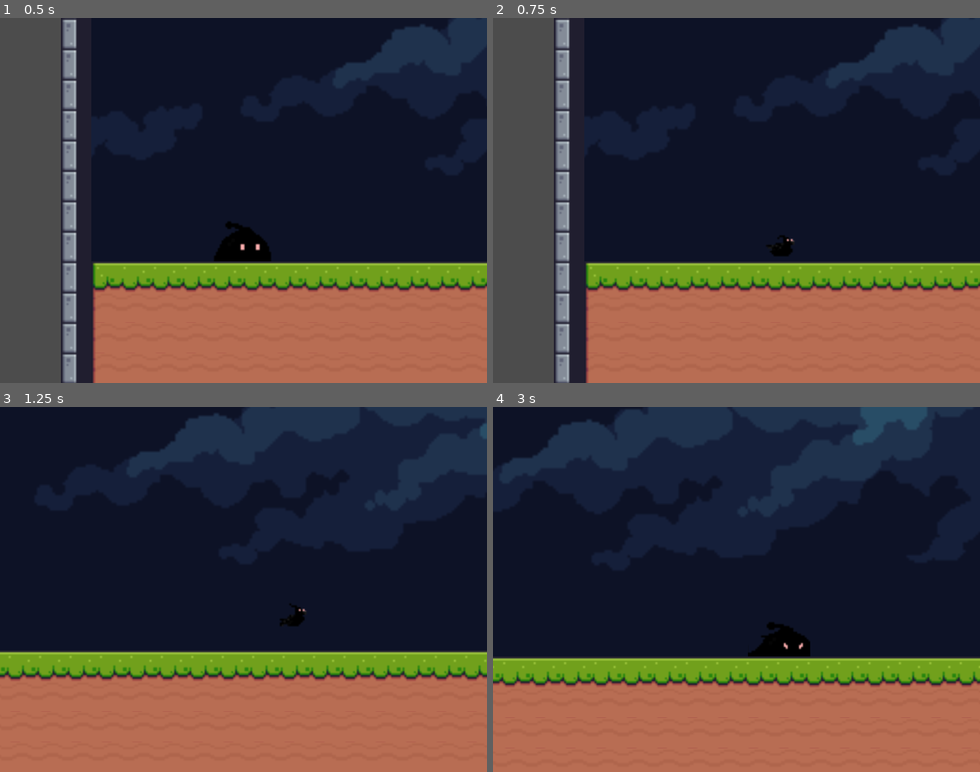
Above: before the commit, frames 1-4 (two rows, left to right).
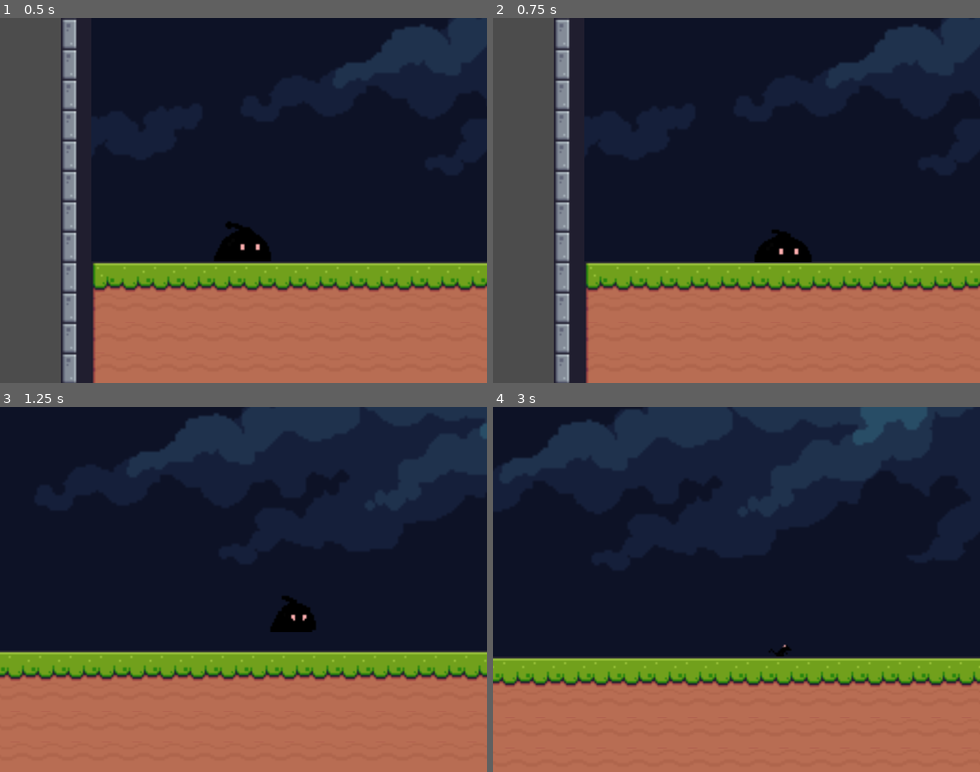
Above: after the commit, the same moments.

Repository: BigBodao/Estacio-GameJam
Game: Godot game, scene res://Scenes/Níveis/Nível_0.tscn
The game is run twice, just before and just after one commit, with the same random seed, the same clock (stepped at 60 frames per second) and the same inputs.
Inputs:
- Up to frame 1 (0.5 s): no input
- Up to frame 2 (0.75 s): hold Right (move_right) from 0.53 s (still down); hold 1 (turn_bird) from 0.53 s (still down)
- Up to frame 3 (1.25 s): keep holding Right (move_right); keep holding 1 (turn_bird); tap Up (jump) at 0.77 s; tap 2 (turn_cat) at 0.8 s
- Up to frame 4 (3 s): release 1 (turn_bird) at 1.28 s; tap 2 (turn_cat) at 1.35 s; tap Up (jump) at 1.52 s; tap 3 (turn_mouse) at 1.55 s; release Right (move_right) at 2.03 s; hold A (move_left) 2.03-2.78 s; hold 3 (turn_mouse) 2.03-2.78 s; tap 4 (turn_slime) at 2.3, 2.85 s; hold Right (move_right) from 2.78 s (still down)

Frame 1 is identical in both runs. In frame 2, 0.5% of the frame differs, in the area x 53-66%, y 58-67%; in frame 3, 0.5%; in frame 4, 0.7%, in the area x 52-66%, y 58-69%.

Commit message:
0.0.0.7
Corrigido animação
corrigido movimentação
inicia pegar na parede

Diff:
--- a/GameJam/Scenes/Slime.tscn
+++ b/GameJam/Scenes/Slime.tscn
@@ -511,27 +511,23 @@
 script = ExtResource( 1 )
 
 [node name="colisor_slime" type="CollisionShape2D" parent="."]
-visible = false
 position = Vector2( -1, 6 )
 rotation = 1.57079
 shape = ExtResource( 13 )
 
 [node name="colisor_rat" type="CollisionShape2D" parent="."]
-visible = false
 position = Vector2( -0.500004, 9.75002 )
 rotation = 1.57079
 shape = ExtResource( 12 )
 disabled = true
 
 [node name="colisor_bird" type="CollisionShape2D" parent="."]
-visible = false
 position = Vector2( 1.5, 7.49999 )
 rotation = 1.57079
 shape = ExtResource( 12 )
 disabled = true
 
 [node name="colisor_cat" type="CollisionShape2D" parent="."]
-visible = false
 position = Vector2( 0, 6 )
 rotation = 1.57079
 shape = ExtResource( 13 )
@@ -571,9 +567,25 @@
 cast_to = Vector2( 0, 12 )
 collision_mask = 4
 
+[node name="raycastsWL" type="Node2D" parent="."]
+position = Vector2( -2, 13 )
+
+[node name="RayCastL1" type="RayCast2D" parent="raycastsWL"]
+position = Vector2( 15, -15 )
+rotation = -1.57079
+cast_to = Vector2( 0, 12 )
+collision_mask = 4
+
+[node name="raycastsWR" type="Node2D" parent="."]
+position = Vector2( -15, 13 )
+
+[node name="RayCastR1" type="RayCast2D" parent="raycastsWR"]
+position = Vector2( 5, -15 )
+rotation = 1.57079
+cast_to = Vector2( 0, 12 )
+collision_mask = 4
+
 [node name="transform_timer" type="Timer" parent="."]
-wait_time = 2.0
-one_shot = true
 
 [node name="Camera2D" type="Camera2D" parent="."]
 current = true
@@ -582,3 +594,5 @@
 drag_margin_v_enabled = true
 editor_draw_limits = true
 editor_draw_drag_margin = true
+
+[connection signal="timeout" from="transform_timer" to="." method="_on_transform_timer_timeout"]
--- a/GameJam/Scripts/SlimeMov.gd
+++ b/GameJam/Scripts/SlimeMov.gd
@@ -5,12 +5,16 @@
 export var gravity = 1200
 var jump_force = -720
 var is_grounded
+var is_wall
 onready var raycasts = $raycasts
+onready var raycastsWall1 = $raycastsWL
+onready var raycastsWall2 = $raycastsWR
 #checagem do estado do personagem, em que forma ele está transformado
 onready var is_slime = true
 onready var is_cat = false
 onready var is_mouse = false
 onready var is_bird = false
+onready var is_transforming
 
 
 func _ready():
@@ -18,6 +22,7 @@
 
 func _physics_process(delta: float) -> void:
 	is_grounded = _check_is_grounded()
+	is_wall = _check_is_wall()
 	velocity.y += gravity * delta
 	if !is_bird:
 		_get_input()
@@ -61,6 +66,14 @@
 	#$AnimatedSprite.play('cat_jump')
 	return false
 
+func _check_is_wall():
+	for raycast in raycastsWall1.get_children():
+		for raycast2 in raycastsWall2.get_children():
+			if raycast.is_colliding() && is_cat:
+				print('bateu na parede')
+				return true
+	return false
+
 func set_animation():
 	var anim
 	if is_cat: #criando animações de gato
@@ -69,11 +82,15 @@
 			anim = 'cat_jump'
 		elif velocity.x != 0:
 			anim = 'cat_walk'
+		else:
+			anim = 'cat_idle'
 
 	elif is_slime: #criando animções slime
 		anim = 'slime_idle'
 		if velocity.x != 0:
 			anim = 'slime_walk'
+		else:
+			anim = 'slime_idle'
 
 	elif is_bird:
 		anim = 'bird_fly'
@@ -82,19 +99,24 @@
 		anim = 'mouse_idle'
 		if velocity.x != 0:
 			anim = 'mouse_walk'
-
-	if $anim.assigned_animation != anim:
+		else:
+			anim = 'mouse_idle'
+
+	if $anim.assigned_animation != anim && !is_transforming:
 		$anim.play(anim)
 
 func _transform_slime():
-	#var anim
+	var anim
 
 	if Input.is_action_pressed('turn_cat') && is_cat == false:
-		#anim = 'turn_cat'
-		#	if $anim.assigned_animation != anim:
-		#		$anim.play(anim)
-		colider_activation()
+		anim = 'turn_cat'
+		colider_activation()
+		colider_wall_enable()
 		$colisor_cat.disabled = false
+
+		$anim.play(anim)
+		is_transforming = true
+		$transform_timer.start()
 		print('virou gato')
 		is_cat = true
 		is_bird = false
@@ -104,13 +126,22 @@
 
 	if Input.is_action_pressed('turn_slime') && is_slime == false:
 		colider_activation()
+		colider_wall_desenable()
+
 		$colisor_slime.disabled = false
+
 		if is_cat:
-			$anim.play_backwards("turn_cat")
+			anim = 'turn_cat'
+			$anim.play_backwards(anim)
 		elif is_bird:
-			$anim.play_backwards("turn_bird")
+			anim = 'turn_bird'
+			$anim.play_backwards(anim)
 		elif is_mouse:
-			$anim.play_backwards("turn_mouse")
+			anim = 'turn_mouse'
+			$anim.play_backwards(anim)
+		is_transforming = true
+		$transform_timer.start()
+
 		print('virou slime')
 		is_cat = false
 		is_bird = false
@@ -119,9 +150,16 @@
 
 	if Input.is_action_pressed("turn_mouse") && is_mouse == false:
 		colider_activation()
+		colider_wall_desenable()
+
+		anim = 'turn_mouse'
 		$colisor_rat.disabled = false
-		$anim.play("turn_mouse")
+
+		$anim.play(anim)
+		is_transforming = true
+		$transform_timer.start()
 		print('virou rato')
+
 		is_cat = false
 		is_bird = false
 		is_slime = false
@@ -129,15 +167,35 @@
 
 	if Input.is_action_pressed("turn_bird") && is_bird == false:
 		colider_activation()
+		colider_wall_desenable()
+
+		anim = 'turn_bird'
 		$colisor_bird.disabled = false
-		$anim.play("turn_bird")
+
+		$anim.play(anim)
+		is_transforming = true
+		$transform_timer.start()
 		print('virou passaro')
+
 		is_cat = false
 		is_bird = true
 		is_slime = false
 		is_mouse = false
+
 func colider_activation():
 	$colisor_bird.disabled = true
 	$colisor_cat.disabled = true
 	$colisor_rat.disabled = true
 	$colisor_slime.disabled = true
+
+func colider_wall_enable():
+	$raycastsWL/RayCastL1.enabled = true
+	$raycastsWR/RayCastR1.enabled = true
+
+
+func colider_wall_desenable():
+	$raycastsWL/RayCastL1.enabled = false
+	$raycastsWR/RayCastR1.enabled = false
+
+func _on_transform_timer_timeout():
+	is_transforming = false
